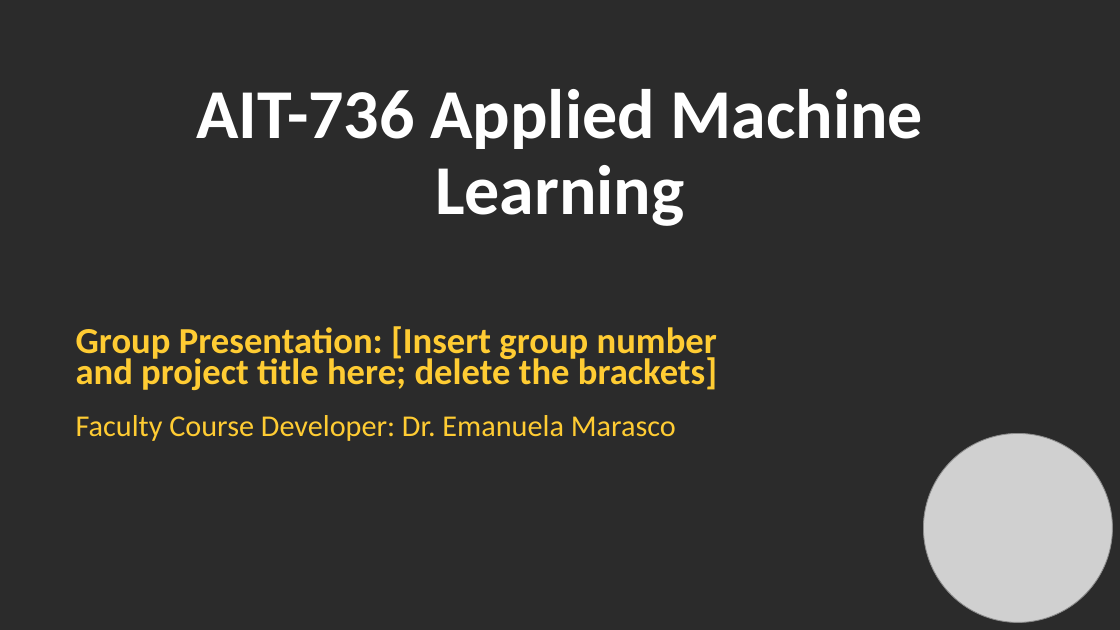
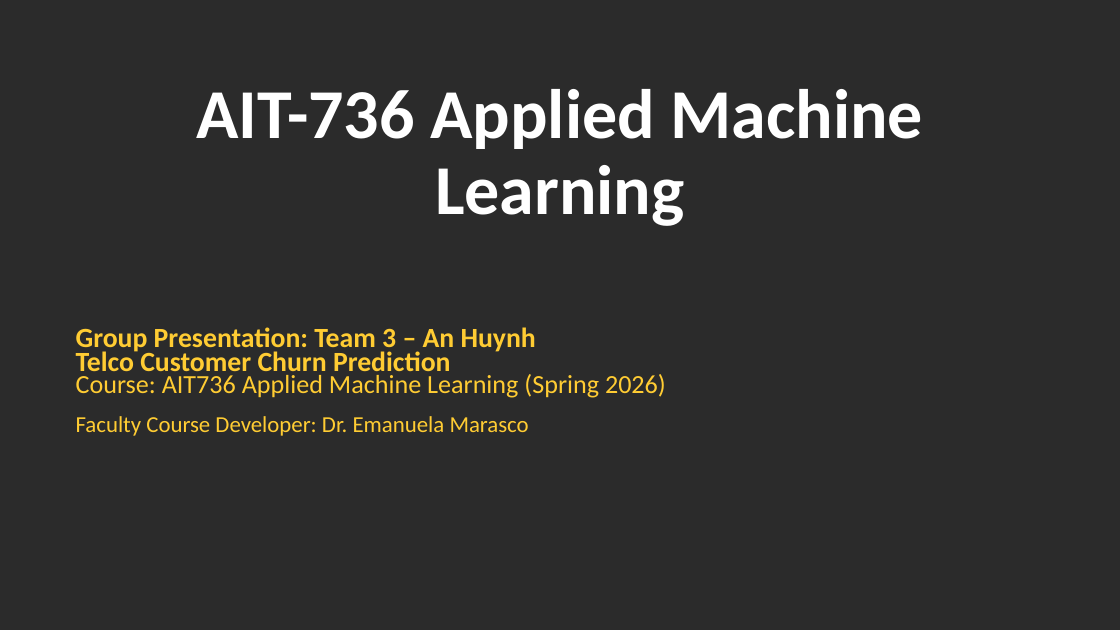
Before and after one commit to annguyenhuynh/AIT736-Team3, a slide deck: slide 2 of slides/AIT736_Final_Project_AnHuynh.pptx. Drawn at 1120x630 pixels with LibreOffice and Linux fonts; fonts in the diff are those of the drawing; grey boxes stand for pictures; background and template pictures are left out; a plain dark background stands for a picture behind light text. Boxes give left, top, right and bottom in pixels: in the first picture for what was removed or moved away, otherwise in the second. Text is boxed around its words. In the diff, an @@ line names an element or a change of style, - is before the commit and + after.

Commit message:
update ppt slides

```diff
--- a/slides/AIT736_Final_Project_AnHuynh.pptx
+++ b/slides/AIT736_Final_Project_AnHuynh.pptx
@@ subtitle at <box>76,327,666,398</box>: text changed; size 31.4 to 23.8 pt @@
-Group Presentation: [Insert group number and project title here; delete the brackets]
+Group Presentation: Team 3 – An Huynh
+Telco Customer Churn Prediction
+Course: AIT736 Applied Machine Learning (Spring 2026)
@@ subtitle at <box>76,416,529,436</box>: size 25.9 to 19.6 pt in "Faculty Course Developer: Dr. Emanuela Marasco" @@
@@ picture removed at <box>923,434,1112,623</box> @@
```
Also in this commit, not shown: 14 slides added, 7 slides removed.
